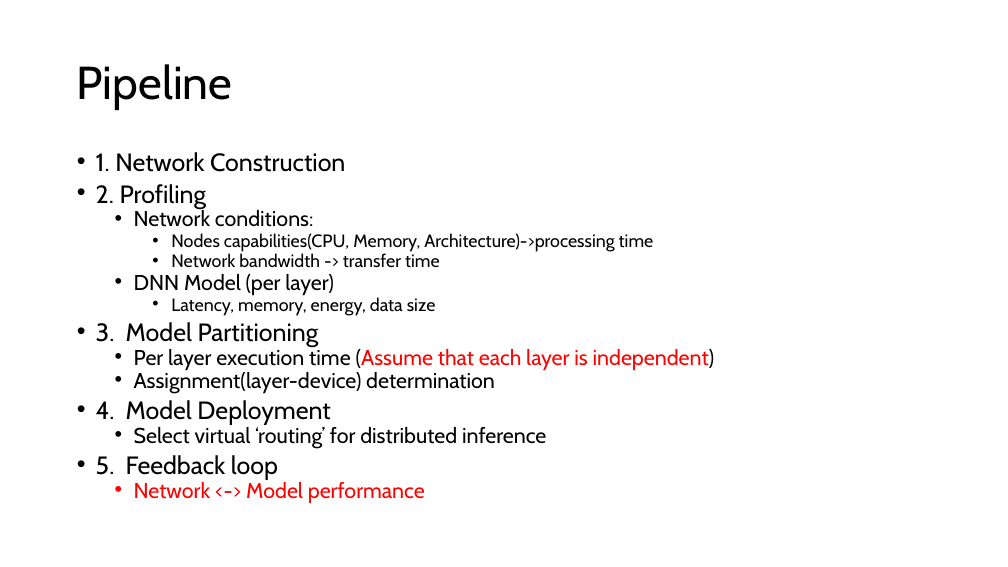
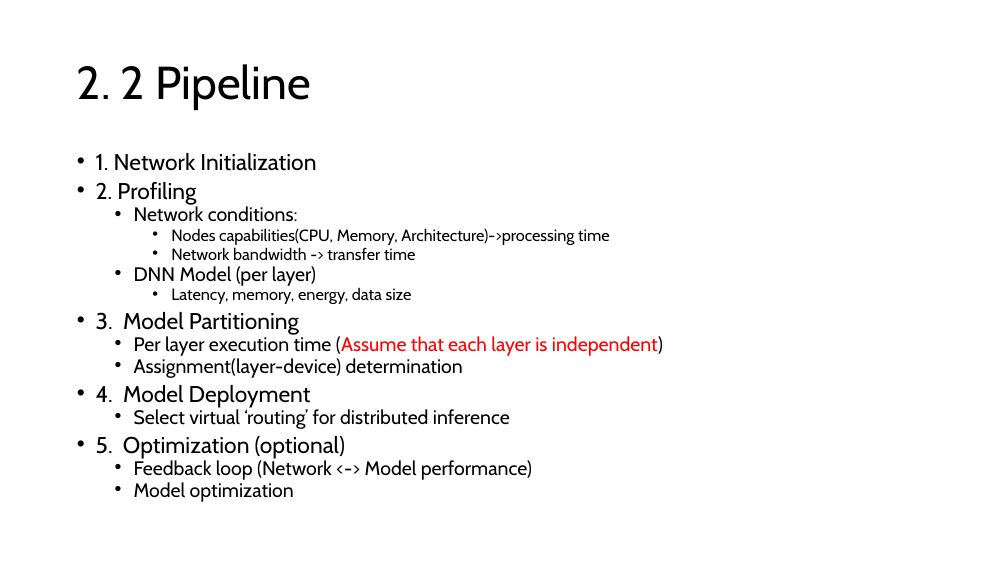
Before and after one commit to GXG-CS/on_device_learning, a slide deck: slide 6 of micro-network-project.pptx (slide 5 before the commit). Drawn at 1008x567 pixels with LibreOffice and Linux fonts; fonts in the diff are those of the drawing. Boxes give left, top, right and bottom in pixels: in the first picture for what was removed or moved away, otherwise in the second. Text is boxed around its words. In the diff, an @@ line names an element or a change of style, - is before the commit and + after.

Commit message:
per layer

```diff
--- a/micro-network-project.pptx
+++ b/micro-network-project.pptx
@@ title at [77,64,310,110]: text changed @@
-Pipeline
+2. 2 Pipeline
@@ text at [96,153,316,171]: text changed; size 23.8 to 21.7 pt @@
-• 1. Network Construction
+• 1. Network Initialization
@@ text at [96,182,663,429]: size 23.8 to 21.7 pt in "2. Profiling", "3. Model Partitioning", "4. Model Deployment"; size 20.4 to 18.6 pt in "Network conditions:", "DNN Model (per layer)", "Per layer execution time (Assume that each ...", "Assignment(layer-device) determination" and 1 more places; size 17 to 15.5 pt in "Nodes capabilities(CPU, Memory, Architecture)->processing ti ...", "Network bandwidth -> transfer time", "Latency, memory, energy, data size" @@
@@ text at [96,436,532,502]: text changed; size 20.4 to 18.6 pt; text colour #FF0000 to #000000 @@
-• 5. Feedback loop
-  • Network <-> Model performance
+• 5. Optimization (optional)
+  • Feedback loop (Network <-> Model performance)
+  • Model optimization
```
Also in this commit, not shown: 13 other slides changed, 4 slides added, 2 slides removed, 1 other file.
